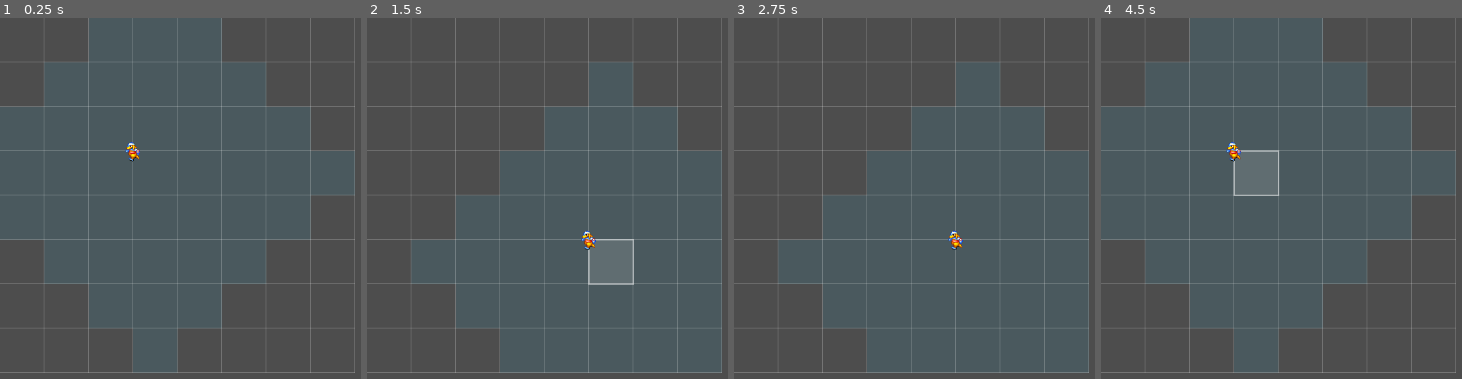
Above: before the commit, frames 1-4 (left to right).
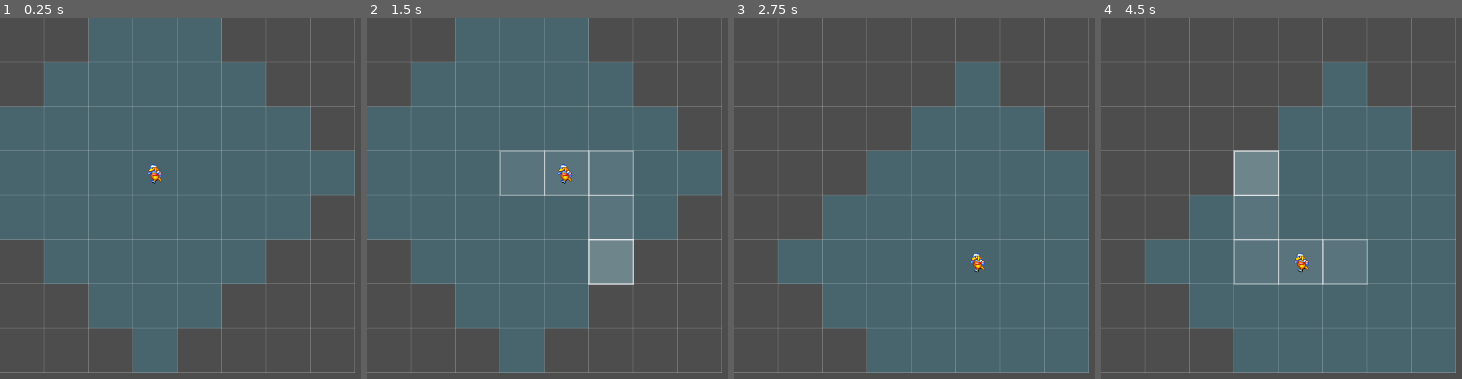
Above: after the commit, the same moments.

Repository: ahappyshark/srpg-godot
Game: Godot game, scene res://battlefield.tscn
Same seed, same stepped clock (60 frames per second), same inputs: the game is played once before the commit and once after it.
Inputs (mouse positions are in pixels of both pictures, inside the frame that each line leads up to):
- Up to frame 1 (0.25 s): no input
- Up to frame 2 (1.5 s): tap Enter at 0.5 s; move the mouse to (outside the picture) at 0.52 s; click (outside the picture) at 0.67 s; tap Space at 1.25 s; move the mouse to (605, 263) at 1.27 s; click (605, 263) at 1.42 s
- Up to frame 3 (2.75 s): move the mouse to (outside the picture) at 2.02 s; click (outside the picture) at 2.17 s
- Up to frame 4 (4.5 s): tap Enter at 2.75, 4.25 s; move the mouse to (1461, 332) at 2.77 s; click (1461, 332) at 2.92 s; tap Space at 3.5 s; move the mouse to (outside the picture) at 3.52 s; click (outside the picture) at 3.67 s; move the mouse to (1259, 176) at 4.27 s; click (1259, 176) at 4.42 s

The runs differ from the first frame. In frame 1, 0.3% of the frame differs, in the area x 34-46%, y 34-46%; in frame 2, 32%, in the area x 0-74%, y 0-74%; in frame 3, 0.3%; in frame 4, 23%.

Commit message:
player movement on a grid code

Diff:
--- a/new-game-project/battlefield.gd
+++ b/new-game-project/battlefield.gd
@@ -3,17 +3,29 @@
 @export var cols: int = 8
 @export var rows: int = 8
 @export var cell_size: int = 64
-
-@onready var player = $Player
-
-var hover_cell := Vector2i(-1, -1)
+@export var damage_penalty: int = 6
+
+@onready var player: Player = $Player
+
+var hover_cell: Vector2i = Vector2i(-1, -1)
 var valid_cells: Array[Vector2i] = []
+
+var came_from: Dictionary = {} # Dictionary[Vector2i, Vector2i]
+var preview_path: Array[Vector2i] = []
+
+
+# Use a set-like Dictionary: keys are blocked cells, value is true.
 var blocked: Dictionary = {} # Dictionary[Vector2i, bool]
+var damage: Dictionary = {} # Dictionary[Vector2i, bool]
 
 
 func _process(_dt: float) -> void:
 	hover_cell = world_to_cell(get_global_mouse_position())
 	valid_cells = get_valid_move_cells()
+	if hover_cell == player.cell:
+		preview_path = []
+	else:
+		preview_path = get_move_path(hover_cell)
 	queue_redraw()
 
 func _unhandled_input(event: InputEvent) -> void:
@@ -23,49 +35,109 @@
 			return
 
 		if event.button_index == MOUSE_BUTTON_RIGHT:
-			# don't let you block the player's current cell
-			if c != player.cell:
+			if c == player.cell:
+				return
+
+			if event.shift_pressed:
+				# damage tiles are walkable, but "dangerous"
+				set_damage(c, not is_damage(c))
+			else:
+				# blocked tiles are impassable (unless flying, later)
 				set_blocked(c, not is_blocked(c))
+				# optional: if you block a tile, clear damage on it
+				if is_blocked(c):
+					set_damage(c, false)
 			return
 
 		if event.button_index == MOUSE_BUTTON_LEFT:
+			if player.is_moving:
+				return
+
 			if is_valid_move_cell(c):
-				player.set_cell(c)
+				if player.can_fly and event.ctrl_pressed:
+					# fly directly (time scales a bit with distance)
+					var path: Array[Vector2i] = get_move_path(c)
+					var steps: int = max(1, path.size() - 1)
+					player.fly_to(c, float(steps) * player.move_time_per_tile)
+				else:
+					var path2: Array[Vector2i] = get_move_path(c)
+					player.move_along_path(path2)
 
 func world_to_cell(world: Vector2) -> Vector2i:
-	var local = to_local(world)
-	return Vector2i(floor(local.x / cell_size), floor(local.y / cell_size))
+	var local: Vector2 = to_local(world)
+	var cx: int = int(floor(local.x / float(cell_size)))
+	var cy: int = int(floor(local.y / float(cell_size)))
+	return Vector2i(cx, cy)
 
 func cell_to_world(cell: Vector2i) -> Vector2:
-	return Vector2(cell.x * cell_size, cell.y * cell_size)
+	return Vector2(float(cell.x * cell_size), float(cell.y * cell_size))
 
 func is_in_bounds(cell: Vector2i) -> bool:
 	return cell.x >= 0 and cell.y >= 0 and cell.x < cols and cell.y < rows
 
+func is_blocked(cell: Vector2i) -> bool:
+	return blocked.has(cell)
+
+func set_blocked(cell: Vector2i, value: bool) -> void:
+	if value:
+		blocked[cell] = true
+	else:
+		blocked.erase(cell)
+
+func is_damage(cell: Vector2i) -> bool:
+	return damage.has(cell)
+
+func set_damage(cell: Vector2i, value: bool) -> void:
+	if value:
+		damage[cell] = true
+	else:
+		damage.erase(cell)
+
 func is_valid_move_cell(cell: Vector2i) -> bool:
-	return valid_cells.has(cell) and not is_blocked(cell)
+	return valid_cells.has(cell)
 
 func get_valid_move_cells() -> Array[Vector2i]:
 	var out: Array[Vector2i] = []
+	var visited: Dictionary = {} # Dictionary[Vector2i, bool]
+
+	came_from.clear()
 
 	var start: Vector2i = player.cell
-	var max_cost: int = player.move_range
-
-	# cost_so_far[cell] = steps to reach
-	var cost_so_far: Dictionary = {}
-	cost_so_far[start] = 0
-
-	var q: Array[Vector2i] = [start]
-
-	while q.size() > 0:
-		var current: Vector2i = q.pop_front()
-		var current_cost: int = int(cost_so_far[current])
-
-		# include current as reachable (you can decide later if you want to exclude start)
+	var max_steps: int = player.move_range
+
+	# best_score[cell] = cheapest (steps + penalties) found so far
+	var best_score: Dictionary = {} # Dictionary[Vector2i, int]
+	# best_steps[cell] = steps used for that best_score
+	var best_steps: Dictionary = {} # Dictionary[Vector2i, int]
+
+	best_score[start] = 0
+	best_steps[start] = 0
+	came_from[start] = start
+
+	var open: Array[Vector2i] = [start]
+
+	while open.size() > 0:
+		# pick the open cell with the lowest score
+		var current: Vector2i = open[0]
+		var current_score: int = int(best_score[current])
+
+		for i: int in range(1, open.size()):
+			var c: Vector2i = open[i]
+			var s: int = int(best_score[c])
+			if s < current_score:
+				current = c
+				current_score = s
+
+		open.erase(current)
+		if visited.has(current):
+			continue
+		visited[current] = true
 		out.append(current)
 
-		# stop expanding if we've reached max range
-		if current_cost >= max_cost:
+		out.append(current)
+
+		var steps_used: int = int(best_steps[current])
+		if steps_used >= max_steps:
 			continue
 
 		var neighbors: Array[Vector2i] = [
@@ -75,46 +147,98 @@
 			current + Vector2i(0, -1),
 		]
 
-		for n in neighbors:
+		for n: Vector2i in neighbors:
 			if not is_in_bounds(n):
 				continue
-			if is_blocked(n):
+
+			# if not flying, blocked tiles are impassable
+			if (not player.can_fly) and is_blocked(n):
 				continue
-			if cost_so_far.has(n):
+
+			var next_steps: int = steps_used + 1
+			if next_steps > max_steps:
 				continue
 
-			cost_so_far[n] = current_cost + 1
-			q.append(n)
+			# base score is current score + 1 step
+			var extra: int = 1
+
+			# damage is allowed, but "expensive" so it gets avoided if possible
+			if is_damage(n):
+				extra += damage_penalty
+
+			var next_score: int = current_score + extra
+
+			if not best_score.has(n) or next_score < int(best_score[n]):
+				best_score[n] = next_score
+				best_steps[n] = next_steps
+				came_from[n] = current
+				if not open.has(n):
+					open.append(n)
 
 	return out
-func is_blocked(cell: Vector2i) -> bool:
-	return blocked.has(cell)
-
-func set_blocked(cell: Vector2i, value: bool) -> void:
-	if value:
-		blocked[cell] = true
-	else:
-		blocked.erase(cell)
+
+func get_move_path(target: Vector2i) -> Array[Vector2i]:
+	var path: Array[Vector2i] = []
+
+	if not valid_cells.has(target):
+		return path
+	if not came_from.has(target):
+		return path
+
+	var start: Vector2i = player.cell
+	var current: Vector2i = target
+
+	while true:
+		path.append(current)
+		if current == start:
+			break
+		current = came_from[current]
+
+	path.reverse()
+	return path
+
+
 func _draw() -> void:
-	# Highlight valid cells (soft fill)
-	for c in valid_cells:
-		var p = cell_to_world(c)
+	# Highlight reachable cells
+	for c: Vector2i in valid_cells:
+		var p: Vector2 = cell_to_world(c)
 		draw_rect(Rect2(p, Vector2(cell_size, cell_size)), Color(0.2, 0.8, 1.0, 0.10), true)
+
+	# draw damage cells
+	for key in damage.keys():
+		var c: Vector2i = key
+		var p: Vector2 = cell_to_world(c)
+		draw_rect(Rect2(p, Vector2(cell_size, cell_size)), Color(1.0, 0.2, 0.2, 0.20), true)
+
+	# Preview path (stronger fill)
+	for c: Vector2i in preview_path:
+		var p: Vector2 = cell_to_world(c)
+
+		var fill: Color = Color(1.0, 1.0, 1.0, 0.10)
+		var outline: Color = Color(1.0, 1.0, 1.0, 0.35)
+
+		if is_damage(c):
+			fill = Color(1.0, 0.25, 0.25, 0.12)
+			outline = Color(1.0, 0.25, 0.25, 0.45)
+
+		draw_rect(Rect2(p, Vector2(cell_size, cell_size)), fill, true)
+		draw_rect(Rect2(p, Vector2(cell_size, cell_size)), outline, false, 2.0)
 
 	# draw blocked cells
 	for key in blocked.keys():
-		var c: Vector2i = key
-		var p: Vector2 = cell_to_world(c)
-		draw_rect(Rect2(p, Vector2(cell_size, cell_size)), Color(0.0, 0.0, 0.0, 0.35), true)
-		draw_rect(Rect2(p, Vector2(cell_size, cell_size)), Color(0.0, 0.0, 0.0, 0.8), false, 2.0)
+		var c2: Vector2i = key
+		var p2: Vector2 = cell_to_world(c2)
+		draw_rect(Rect2(p2, Vector2(cell_size, cell_size)), Color(0.0, 0.0, 0.0, 0.35), true)
+		draw_rect(Rect2(p2, Vector2(cell_size, cell_size)), Color(0.0, 0.0, 0.0, 0.8), false, 2.0)
+
 	# Grid lines
-	for x in range(cols + 1):
-		draw_line(Vector2(x * cell_size, 0), Vector2(x * cell_size, rows * cell_size), Color(1,1,1,0.25))
-	for y in range(rows + 1):
-		draw_line(Vector2(0, y * cell_size), Vector2(cols * cell_size, y * cell_size), Color(1,1,1,0.25))
-
-	# Hover highlight (stronger border)
+	for x: int in range(cols + 1):
+		draw_line(Vector2(x * cell_size, 0), Vector2(x * cell_size, rows * cell_size), Color(1, 1, 1, 0.25))
+	for y: int in range(rows + 1):
+		draw_line(Vector2(0, y * cell_size), Vector2(cols * cell_size, y * cell_size), Color(1, 1, 1, 0.25))
+
+	# Hover highlight
 	if is_in_bounds(hover_cell):
-		var p = cell_to_world(hover_cell)
-		draw_rect(Rect2(p, Vector2(cell_size, cell_size)), Color(1,1,1,0.12), true)
-		draw_rect(Rect2(p, Vector2(cell_size, cell_size)), Color(1,1,1,0.5), false, 2.0)
+		var p3: Vector2 = cell_to_world(hover_cell)
+		draw_rect(Rect2(p3, Vector2(cell_size, cell_size)), Color(1, 1, 1, 0.12), true)
+		draw_rect(Rect2(p3, Vector2(cell_size, cell_size)), Color(1, 1, 1, 0.5), false, 2.0)
--- a/new-game-project/player.gd
+++ b/new-game-project/player.gd
@@ -1,20 +1,71 @@
 extends Node2D
+class_name Player
 
-@export var cell_size := 64
-@export var move_range := 4
+@export var cell_size: int = 64
+@export var move_range: int = 4
+@export var can_fly: bool = false
+@export var move_time_per_tile: float = 0.08
 
-var cell := Vector2i(3, 3)
+var cell: Vector2i = Vector2i(3, 3)
+var is_moving: bool = false
+var _tween: Tween = null
 
 func _ready() -> void:
-	update_position()
+	position = cell_center(cell)
 
-func set_cell(new_cell: Vector2i) -> void:
-	cell = new_cell
-	update_position()
+func move_along_path(path: Array[Vector2i]) -> void:
+	if is_moving:
+		return
+	if path.size() <= 1:
+		return
 
-func update_position() -> void:
-	position = Vector2(cell.x * cell_size, cell.y * cell_size)
+	# Kill any previous tween (safety)
+	if _tween != null and _tween.is_valid():
+		_tween.kill()
+
+	is_moving = true
+	_tween = create_tween()
+	_tween.set_trans(Tween.TRANS_SINE)
+	_tween.set_ease(Tween.EASE_OUT)
+
+	# Start from the second node (first is current cell)
+	for i: int in range(1, path.size()):
+		var step_cell: Vector2i = path[i]
+		var step_pos: Vector2 = cell_center(step_cell)
+		_tween.tween_property(self, "position", step_pos, move_time_per_tile)
+		_tween.tween_callback(Callable(self, "_on_step_reached").bind(step_cell))
+
+	_tween.finished.connect(_on_move_finished)
+
+func fly_to(target: Vector2i, total_time: float) -> void:
+	if is_moving:
+		return
+	if not can_fly:
+		return
+
+	if _tween != null and _tween.is_valid():
+		_tween.kill()
+
+	is_moving = true
+	cell = target
+
+	_tween = create_tween()
+	_tween.set_trans(Tween.TRANS_SINE)
+	_tween.set_ease(Tween.EASE_OUT)
+	_tween.tween_property(self, "position", cell_center(target), total_time)
+	_tween.finished.connect(_on_move_finished)
+
+func _on_step_reached(step_cell: Vector2i) -> void:
+	cell = step_cell
+
+func _on_move_finished() -> void:
+	is_moving = false
+
+func cell_center(c: Vector2i) -> Vector2:
+	var px: float = float(c.x * cell_size + cell_size / 2)
+	var py: float = float(c.y * cell_size + cell_size / 2)
+	return Vector2(px, py)
 
 func can_reach(target: Vector2i) -> bool:
-	var d :int = abs(target.x - cell.x) + abs(target.y - cell.y)
+	var d: int = absi(target.x - cell.x) + absi(target.y - cell.y)
 	return d <= move_range
